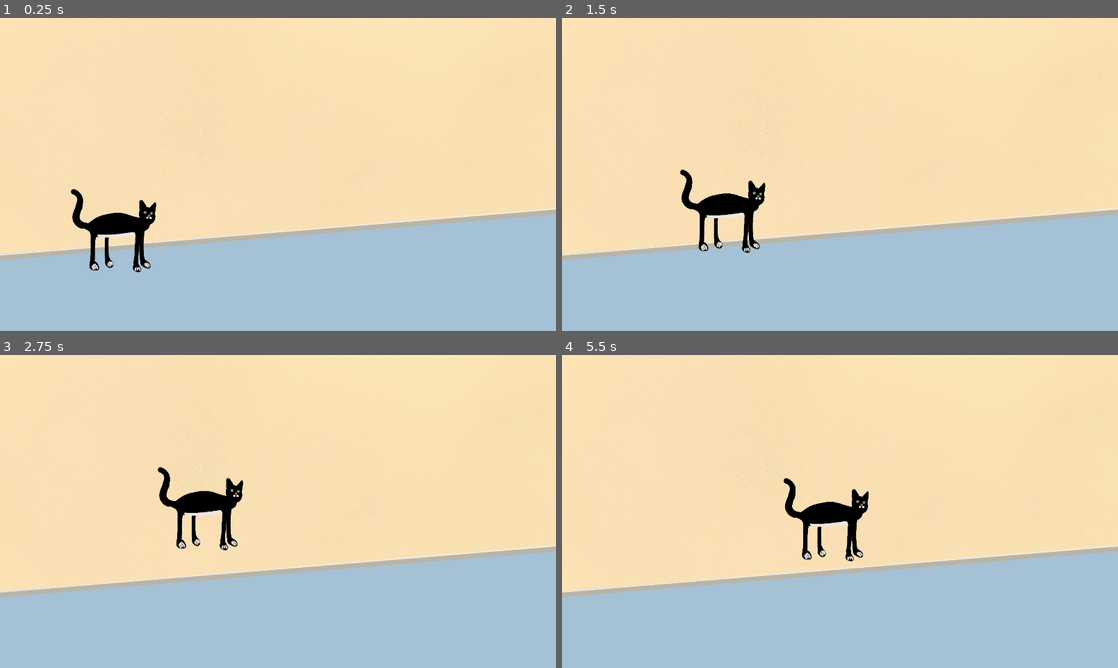
Above: before the commit, frames 1-4 (two rows, left to right).
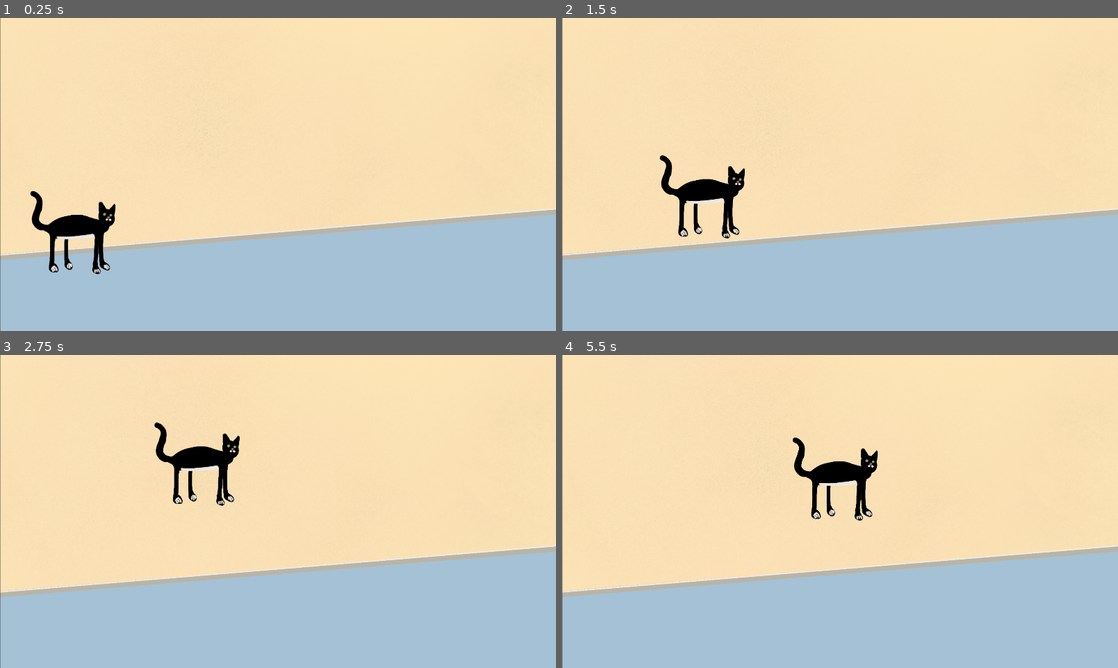
Above: after the commit, the same moments.

Repository: DaffodilBulb/cat-n-click
Game: Godot game, scene res://Scenes/Room.tscn
The game is run twice, just before and just after one commit, with the same random seed, the same clock (stepped at 60 frames per second) and the same inputs.
Inputs (mouse positions are in pixels of both pictures, inside the frame that each line leads up to):
- Up to frame 1 (0.25 s): no input
- Up to frame 2 (1.5 s): tap Enter at 0.5 s; move the mouse to (962, 158) at 0.52 s; press the mouse at (962, 158) at 0.53 s; move the mouse to (728, 190) at 1.27 s; release the mouse at (728, 190) at 1.28 s; click (728, 190) at 1.35 s
- Up to frame 3 (2.75 s): move the mouse to (333, 442) at 2.02 s; press the mouse at (333, 442) at 2.03 s
- Up to frame 4 (5.5 s): move the mouse to (812, 574) at 2.77 s; release the mouse at (812, 574) at 2.78 s; click (812, 574) at 2.85 s; move the mouse to (1006, 558) at 3.52 s; press the mouse at (1006, 558) at 3.53 s; move the mouse to (673, 464) at 4.27 s; release the mouse at (673, 464) at 4.28 s; click (673, 464) at 4.35 s; move the mouse to (867, 511) at 5.02 s; press the mouse at (867, 511) at 5.03 s

The runs differ from the first frame. In frame 1, 2.5% of the frame differs, in the area x 0-44%, y 0-100%; in frame 2, 2.5%; in frame 3, 2.9%; in frame 4, 2.7%.

Commit message:
Adjust the Player Position

Diff:
--- a/Scenes/Player.tscn
+++ b/Scenes/Player.tscn
@@ -12,6 +12,7 @@
 
 [node name="Sprite" type="Sprite" parent="."]
 texture = ExtResource( 2 )
+offset = Vector2( -75, -120 )
 
 [node name="CollisionShape2D" type="CollisionShape2D" parent="."]
 visible = false
--- a/Scenes/Room.tscn
+++ b/Scenes/Room.tscn
@@ -10,14 +10,17 @@
 [node name="TextureRect" type="TextureRect" parent="."]
 anchor_right = 1.0
 anchor_bottom = 1.0
+margin_left = 1.22766
+margin_right = 1.22766
 texture = ExtResource( 1 )
 
 [node name="FloorArea" type="Area2D" parent="TextureRect"]
 collision_layer = 2
 
 [node name="CollisionPolygon2D" type="CollisionPolygon2D" parent="TextureRect/FloorArea"]
+visible = false
 position = Vector2( 3.09094, 825.171 )
 polygon = PoolVector2Array( -1.65283, -3.00854, 1914.69, -160.643, 1914.69, 253.534, -7.83447, 250.443 )
 
 [node name="Player" parent="." instance=ExtResource( 2 )]
-position = Vector2( 399.45, 738.983 )
+position = Vector2( 334.38, 865.44 )
--- a/Scripts/Player.gd
+++ b/Scripts/Player.gd
@@ -1,6 +1,6 @@
 extends KinematicBody2D
 
-export (int) var speed = 200
+export (int) var speed = 300
 
 var target = Vector2()
 var velocity = Vector2()
